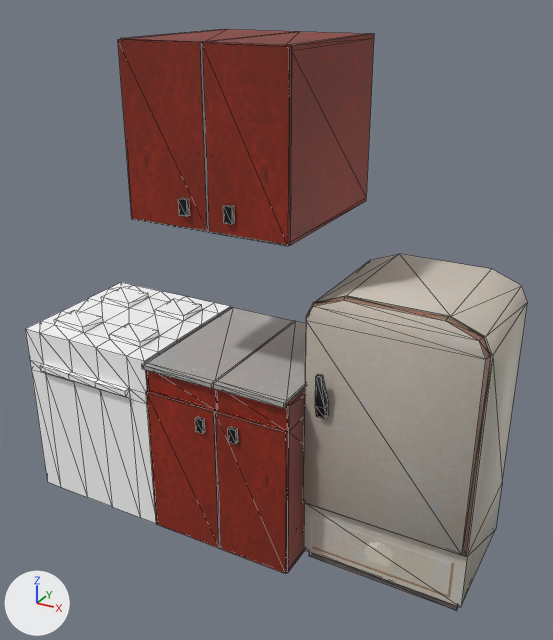
Two versions of the glTF model assets/models/props/furniture/cooker.glb, one commit apart.
Rendered twice from a 50 mm lens placed at (6.49, -7.62, 5.49), pointed at (2.3, 0.0, 1.68). Arrows for +X, +Y and +Z are at lower left; the lights stay in place. Mesh edges are drawn as thin lines. Where no turn or scale is listed for an object, it has been applied to the vertices. Vertices at the same position are counted once.

Objects in the first picture: 'Cube', 'box-down', 'box-down-door1', 'box-down-door2', 'box-up', 'box-up-door1', 'box-up-door2', 'fridge', 'fridge-door'.
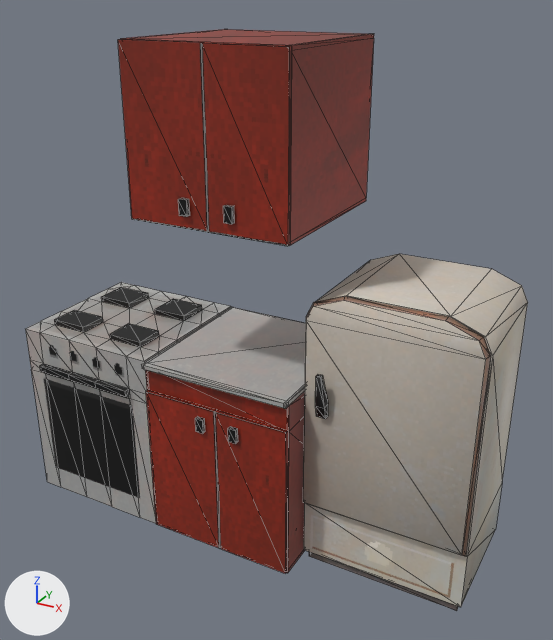
What changed in the scene script:
```text
Add img_cooker:
    img_cooker = load_image('cooker', '_unpacked/cooker', 200, 200, 'sRGB')
Change mat_cooker:
    remove mat_cooker.base_color = (1.0, 1.0, 1.0)  # white #ffffff
    add mat_cooker.texture = img_cooker
Change me_cube:
    used by ob_box_down; location = (2.01, 0.0, 0.0)
    remove me_cube.from_pydata(...)  # 64 vertices, 106 faces; spans x -1.0..1.0, y -1.07..1.0, z -1.22..1.23
    add me_cube.from_pydata(...)  # 44 vertices, 78 faces; spans x -1.0..1.0, y -1.07..1.0, z -1.22..1.23
    me_cube part 1
    21 vertices are removed from x 0.02..1.0, y -1.07..1.0, z -1.22..1.23
    56 faces are deleted
    1 vertex is added at (1.0, 1.0, -1.22)
    28 new faces join them
    me_cube part 2: 48 kept faces spanning x -1.0..1.0, y -1.07..1.0, z -1.22..1.23 get new texture (UV) coordinates
Change me_cube_002:
    used by ob_box_up; location = (2.01, 0.0, 4.13)
    remove me_cube_002.from_pydata(...)  # 48 vertices, 78 faces; spans x -1.0..1.0, y -1.0..1.0, z -1.08..0.84
    add me_cube_002.from_pydata(...)  # 36 vertices, 68 faces; spans x -1.0..1.0, y -1.0..1.0, z -1.08..0.84
    me_cube_002 part 3
    16 vertices are removed from x 0.03..0.06, y -1.0..1.0, z -1.08..0.84
    42 faces are deleted
    4 vertices are added at (-0.95, 1.0, 0.79), (-0.95, 1.0, -1.05), (0.94, 1.0, 0.79), (0.94, 1.0, -1.05)
    32 new faces join them
```

Location of each change, [x1, y1, x2, y2] in pixels of the pictures (553 x 640 px; the box of a moved part takes in the faces that stretch with it):
'Cube', surface changed (white to grey)
    both: [25, 282, 231, 524]
part 1 of me_cube, cut back
    both: [144, 308, 306, 565]
part 2 of me_cube, surface changed
    both: [141, 307, 305, 564]
part 3 of me_cube_002, moved or reshaped
    both: [125, 29, 364, 46]
